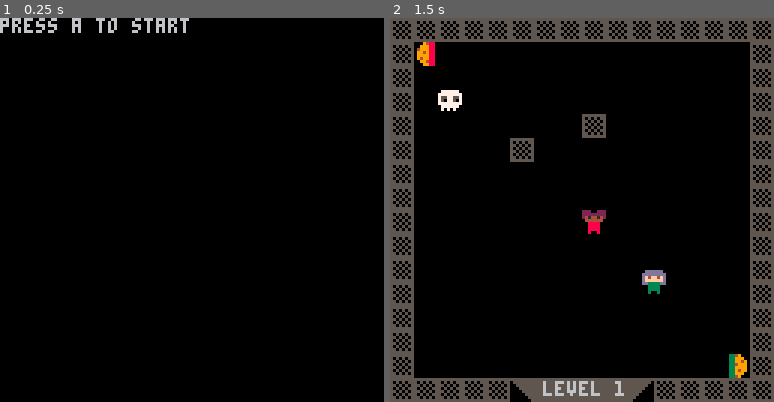
Above: before the commit, frames 1-2 (left to right).
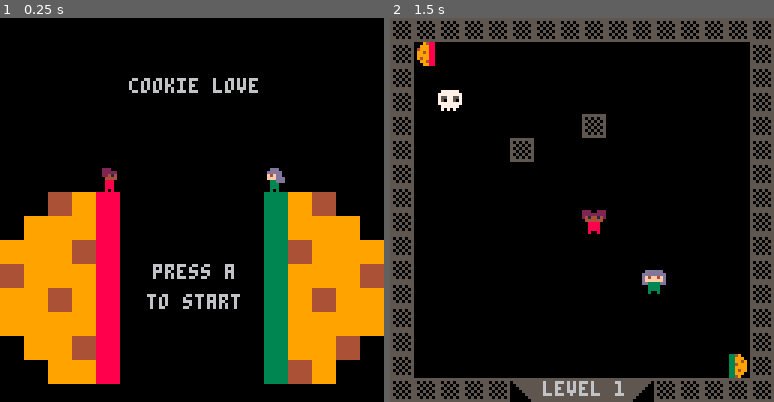
Above: after the commit, the same moments.

Repository: julietteO/pico-8-games
Game: PICO-8 cartridge cookielove.p8
The game is run twice, just before and just after one commit, with the same random seed, the same clock (stepped at 60 frames per second) and the same inputs.
Inputs:
- Up to frame 1 (0.25 s): no input
- Up to frame 2 (1.5 s): tap O (Z key) at 0.7 s

The runs differ from the first frame. In frame 1, 29% of the frame differs, in the area x 0-100%, y 0-96%; in frame 2, nothing differs.

Commit message:
Polish title screen

Diff:
--- a/cookielove.p8
+++ b/cookielove.p8
@@ -111,7 +111,7 @@
 function _draw()
 	cls()
 	if currentlevel==0 then
-		print("press a to start")
+		draw_title_screen()
 	else
 		mapdraw(levels[currentlevel].mapx, levels[currentlevel].mapy, 0, 0, 16, 16)
 		spr(p1.sprites[p1.direction+1][p1.sprite_step],p1.x,p1.y)
@@ -256,6 +256,14 @@
   local d=fget(mget(x2,y1),tag)
   return a or b or c or d
 end
+
+function draw_title_screen()
+	mapdraw(0,16, 0, 50, 5, 24)
+	mapdraw(5,16,88,50,9,24)
+	print("cookie love", 43, 20)
+	print("press a",51,82)
+	print("to start",49, 92)
+end
 __gfx__
 22200222222002222220022222200222222002222220022222200222222002220022200000222000002220000022200000022200000222000002220000022200
 22222222222222222222222222222222222222222222222222222222222222220022222000222220002222200022222002222200022222000222220002222200
@@ -321,14 +329,14 @@
 00000000000000000000000000000000000000000000000000000000000000000000000000000000000000000000000000000000000000000000000000000000
 00000000000000000000000000000000000000000000000000000000000000000000000000000000000000000000000000000000000000000000000000000000
 00000000000000000000000000000000000000000000000000000000000000000000000000000000000000000000000000000000000000000000000000000000
-00000000000000000000000000000000000000000000000000000000000000000000000000000000000000000000000000000000000000000000000000000000
-00000000000000000000000000000000000000000000000000000000000000000000000000000000000000000000000000000000000000000000000000000000
-00000000000000000000000000000000000000000000000000000000000000000000000000000000000000000000000000000000000000000000000000000000
-00000000000000000000000000000000000000000000000000000000000000000000000000000000000000000000000000000000000000000000000000000000
-00000000000000000000000000000000000000000000000000000000000000000000000000000000000000000000000000000000000000000000000000000000
-00000000000000000000000000000000000000000000000000000000000000000000000000000000000000000000000000000000000000000000000000000000
-00000000000000000000000000000000000000000000000000000000000000000000000000000000000000000000000000000000000000000000000000000000
-00000000000000000000000000000000000000000000000000000000000000000000000000000000000000000000000000000000000000000000000000000000
+88888888333333339999999944444444555555550000000000000000000000000000000000000000000000000000000000000000000000000000000000000000
+88888888333333339999999944444444555555550000000000000000000000000000000000000000000000000000000000000000000000000000000000000000
+88888888333333339999999944444444555555550000000000000000000000000000000000000000000000000000000000000000000000000000000000000000
+88888888333333339999999944444444555555550000000000000000000000000000000000000000000000000000000000000000000000000000000000000000
+88888888333333339999999944444444555555550000000000000000000000000000000000000000000000000000000000000000000000000000000000000000
+88888888333333339999999944444444555555550000000000000000000000000000000000000000000000000000000000000000000000000000000000000000
+88888888333333339999999944444444555555550000000000000000000000000000000000000000000000000000000000000000000000000000000000000000
+88888888333333339999999944444444555555550000000000000000000000000000000000000000000000000000000000000000000000000000000000000000
 00000000000000000000000000000000000000000000000000000000000000000000000000000000000000000000000000000000000000000000000000000000
 00000000000000000000000000000000000000000000000000000000000000000000000000000000000000000000000000000000000000000000000000000000
 00000000000000000000000000000000000000000000000000000000000000000000000000000000000000000000000000000000000000000000000000000000
@@ -405,149 +413,149 @@
 4000000000000000000000000000004000000000000000000000000000000000000000000000000000000000000000000000000000000000000000000000000000000000000000000000000000000000000000000000000000000000000000000000000000000000000000000000000000000000000000000000000000000000
 4000000000000000000000000000004000000000000000000000000000000000000000000000000000000000000000000000000000000000000000000000000000000000000000000000000000000000000000000000000000000000000000000000000000000000000000000000000000000000000000000000000000000000
 4040404040525050505051404040404000000000000000000000000000000000000000000000000000000000000000000000000000000000000000000000000000000000000000000000000000000000000000000000000000000000000000000000000000000000000000000000000000000000000000000000000000000000
-0000000000000000005000000000000000000000000000000000000000000000000000000000000000000000000000000000000000000000000000000000000000000000000000000000000000000000000000000000000000000000000000000000000000000000000000000000000000000000000000000000000000000000
-0000000000000000000000000000000000000000000000000000000000000000000000000000000000000000000000000000000000000000000000000000000000000000000000000000000000000000000000000000000000000000000000000000000000000000000000000000000000000000000000000000000000000000
-0000000000000000000000000000000000000000000000000000000000000000000000000000000000000000000000000000000000000000000000000000000000000000000000000000000000000000000000000000000000000000000000000000000000000000000000000000000000000000000000000000000000000000
-0000000000000000000000000000000000000000000000000000000000000000000000000000000000000000000000000000000000000000000000000000000000000000000000000000000000000000000000000000000000000000000000000000000000000000000000000000000000000000000000000000000000000000
-0000000000000000000000000000000000000000000000000000000000000000000000000000000000000000000000000000000000000000000000000000000000000000000000000000000000000000000000000000000000000000000000000000000000000000000000000000000000000000000000000000000000000000
-0000000000000000000000000000000000000000000000000000000000000000000000000000000000000000000000000000000000000000000000000000000000000000000000000000000000000000000000000000000000000000000000000000000000000000000000000000000000000000000000000000000000000000
-0000000000000000000000000000000000000000000000000000000000000000000000000000000000000000000000000000000000000000000000000000000000000000000000000000000000000000000000000000000000000000000000000000000000000000000000000000000000000000000000000000000000000000
-0000000000000000000000000000000000000000000000000000000000000000000000000000000000000000000000000000000000000000000000000000000000000000000000000000000000000000000000000000000000000000000000000000000000000000000000000000000000000000000000000000000000000000
-0000000000000000000000000000000000000000000000000000000000000000000000000000000000000000000000000000000000000000000000000000000000000000000000000000000000000000000000000000000000000000000000000000000000000000000000000000000000000000000000000000000000000000
-0000000000000000000000000000000000000000000000000000000000000000000000000000000000000000000000000000000000000000000000000000000000000000000000000000000000000000000000000000000000000000000000000000000000000000000000000000000000000000000000000000000000000000
-0000000000000000000000000000000000000000000000000000000000000000000000000000000000000000000000000000000000000000000000000000000000000000000000000000000000000000000000000000000000000000000000000000000000000000000000000000000000000000000000000000000000000000
-0000000000000000000000000000000000000000000000000000000000000000000000000000000000000000000000000000000000000000000000000000000000000000000000000000000000000000000000000000000000000000000000000000000000000000000000000000000000000000000000000000000000000000
-0000000000000000000000000000000000000000000000000000000000000000000000000000000000000000000000000000000000000000000000000000000000000000000000000000000000000000000000000000000000000000000000000000000000000000000000000000000000000000000000000000000000000000
-0000000000000000000000000000000000000000000000000000000000000000000000000000000000000000000000000000000000000000000000000000000000000000000000000000000000000000000000000000000000000000000000000000000000000000000000000000000000000000000000000000000000000000
-0000000000000000000000000000000000000000000000000000000000000000000000000000000000000000000000000000000000000000000000000000000000000000000000000000000000000000000000000000000000000000000000000000000000000000000000000000000000000000000000000000000000000000
-0000000000000000000000000000000000000000000000000000000000000000000000000000000000000000000000000000000000000000000000000000000000000000000000000000000000000000000000000000000000000000000000000000000000000000000000000000000000000000000000000000000000000000
-…(130 lines of a section not shown)…
+00000000081e00000000bfbfbfbfbfbf00000000000000000000000000000000000000000000000000000000000000000000000000000000000000000000000000000000000000000000000000000000000000000000000000000000000000000000000000000000000000000000000000000000000000000000000000000000
+bfbf838280818283bf3ebf000000bfbf00000000000000000000000000000000000000000000000000000000000000000000000000000000000000000000000000000000000000000000000000000000000000000000000000000000000000000000000000000000000000000000000000000000000000000000000000000000
+bf8282828081828282bfbe000000bfbf00000000000000000000000000000000000000000000000000000000000000000000000000000000000000000000000000000000000000000000000000000000000000000000000000000000000000000000000000000000000000000000000000000000000000000000000000000000
+82828283808183828282be000000bfbf00000000000000000000000000000000000000000000000000000000000000000000000000000000000000000000000000000000000000000000000000000000000000000000000000000000000000000000000000000000000000000000000000000000000000000000000000000000
+83828282808182828283be000000bfbf00000000000000000000000000000000000000000000000000000000000000000000000000000000000000000000000000000000000000000000000000000000000000000000000000000000000000000000000000000000000000000000000000000000000000000000000000000000
+82828382808182838282be000000bfbf00000000000000000000000000000000000000000000000000000000000000000000000000000000000000000000000000000000000000000000000000000000000000000000000000000000000000000000000000000000000000000000000000000000000000000000000000000000
+82828282808182828282be000000bfbf00000000000000000000000000000000000000000000000000000000000000000000000000000000000000000000000000000000000000000000000000000000000000000000000000000000000000000000000000000000000000000000000000000000000000000000000000000000
+bf8282838081828283be00000000000000000000000000000000000000000000000000000000000000000000000000000000000000000000000000000000000000000000000000000000000000000000000000000000000000000000000000000000000000000000000000000000000000000000000000000000000000000000
+0000828280818382bebe00000000000000000000000000000000000000000000000000000000000000000000000000000000000000000000000000000000000000000000000000000000000000000000000000000000000000000000000000000000000000000000000000000000000000000000000000000000000000000000
+000000000000bebebebe00000000000000000000000000000000000000000000000000000000000000000000000000000000000000000000000000000000000000000000000000000000000000000000000000000000000000000000000000000000000000000000000000000000000000000000000000000000000000000000
+0000000000000000000000000000000000000000000000000000000000000000000000000000000000000000000000000000000000000000000000000000000000000000000000000000000000000000000000000000000000000000000000000000000000000000000000000000000000000000000000000000000000000000
+0000000000000000000000000000000000000000000000000000000000000000000000000000000000000000000000000000000000000000000000000000000000000000000000000000000000000000000000000000000000000000000000000000000000000000000000000000000000000000000000000000000000000000
+0000000000000000000000000000000000000000000000000000000000000000000000000000000000000000000000000000000000000000000000000000000000000000000000000000000000000000000000000000000000000000000000000000000000000000000000000000000000000000000000000000000000000000
+0000000000000000000000000000000000000000000000000000000000000000000000000000000000000000000000000000000000000000000000000000000000000000000000000000000000000000000000000000000000000000000000000000000000000000000000000000000000000000000000000000000000000000
+0000000000000000000000000000000000000000000000000000000000000000000000000000000000000000000000000000000000000000000000000000000000000000000000000000000000000000000000000000000000000000000000000000000000000000000000000000000000000000000000000000000000000000
+0000000000000000000000000000000000000000000000000000000000000000000000000000000000000000000000000000000000000000000000000000000000000000000000000000000000000000000000000000000000000000000000000000000000000000000000000000000000000000000000000000000000000000
+…(130 lines of a section not shown)…
